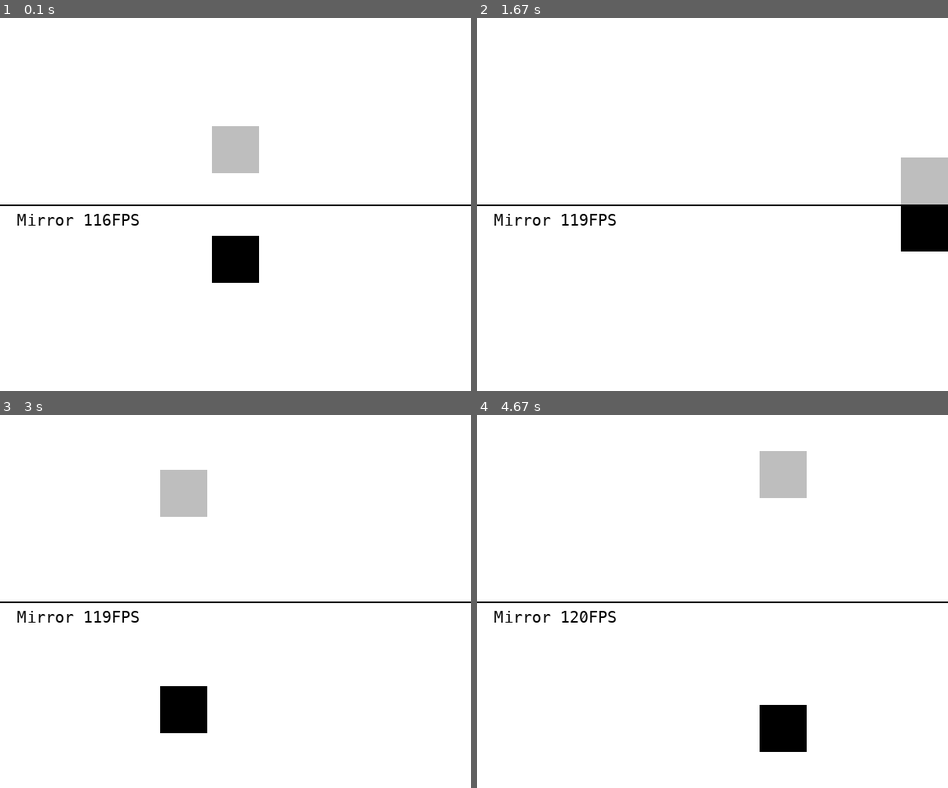
Above: before the commit, frames 1-4 (two rows, left to right).
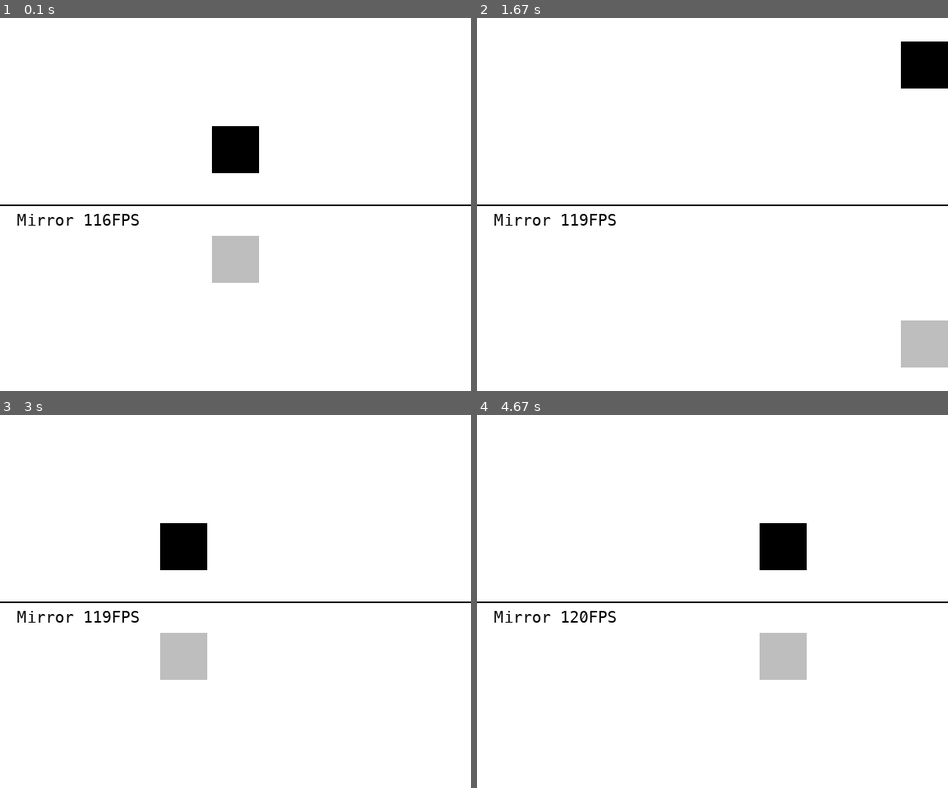
Above: after the commit, the same moments.

Repository: Vedhesh/Codingal
Game: pygame game, started from PYGAME/CLASS-3-PYGAME-SPRITES/PROJECT/main.py
Two runs of this game, one before a commit and one after it. Both use one fixed random seed, a clock stepped at 60 frames per second and the inputs below.
Inputs:
- Up to frame 1 (0.1 s): no input
- Up to frame 2 (1.67 s): hold Right 0.33-0.8 s; hold Up 0.83-1.13 s; hold Right 1.17-1.63 s
- Up to frame 3 (3 s): hold Left 1.67-2.2 s; hold Down 2.23-2.53 s; hold Left 2.57-2.97 s
- Up to frame 4 (4.67 s): hold Up 3-3.37 s; hold Right 3.4-4.03 s; hold Down 4.07-4.43 s; hold Left from 4.47 s (still down)

The runs differ from the first frame. In frame 1, 2.5% of the frame differs, in the area x 45-55%, y 28-72%; in frame 2, 5.0%; in frame 3, 5.0%, in the area x 34-44%, y 14-86%; in frame 4, 5.0%.

Commit message:
kyyyrfdtx
dfgddf

Diff:
--- a/PYGAME/CLASS-3-PYGAME-SPRITES/PROJECT/main.py
+++ b/PYGAME/CLASS-3-PYGAME-SPRITES/PROJECT/main.py
@@ -26,11 +26,11 @@
             x+=3
             x2+=3
         if pressed[pygame.K_UP]:
+            y-=3
+            y2+=3
+        if pressed[pygame.K_DOWN]:
             y+=3
             y2-=3
-        if pressed[pygame.K_DOWN]:
-            y-=3
-            y2+=3
 
         x = min(max(0, x),screen_width - sprite_width)
         y = min(max(0, y),screen_height//2 - sprite_height)
@@ -42,10 +42,11 @@
         fps2 = math.floor(fps)
         text = pygame.font.Font("PYGAME\CLASS-3-PYGAME-SPRITES\PROJECT\Menlo-Regular.ttf", 20).render(f"Mirror {fps2}FPS", True, pygame.Color("black"))
         text_rect = text.get_rect(center=(600//2-200, 600//2 + 20))
+
+        pygame.draw.rect(surface, current_color2, (x, y, sprite_width, sprite_height))
+        pygame.draw.rect(surface, current_color, (x2, y2, sprite_width, sprite_height))
+        pygame.draw.line(surface, current_color2, spos, epos, 2)
         surface.blit(text,text_rect)
-        pygame.draw.rect(surface, current_color, (x, y, sprite_width, sprite_height))
-        pygame.draw.rect(surface, current_color2, (x2, y2, sprite_width, sprite_height))
-        pygame.draw.line(surface, current_color2, spos, epos, 2)
         pygame.display.flip()
         clock.tick(120)
 
